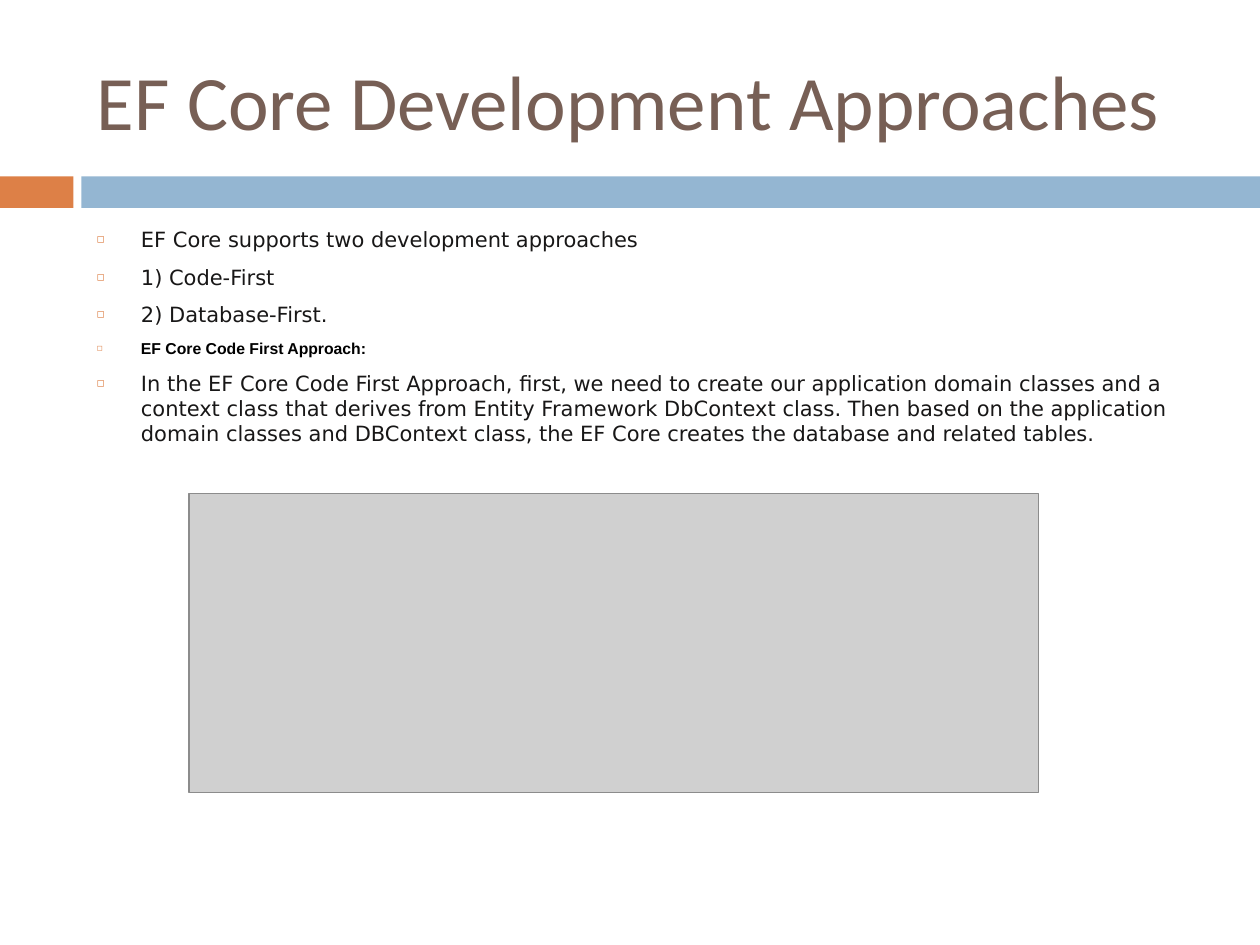
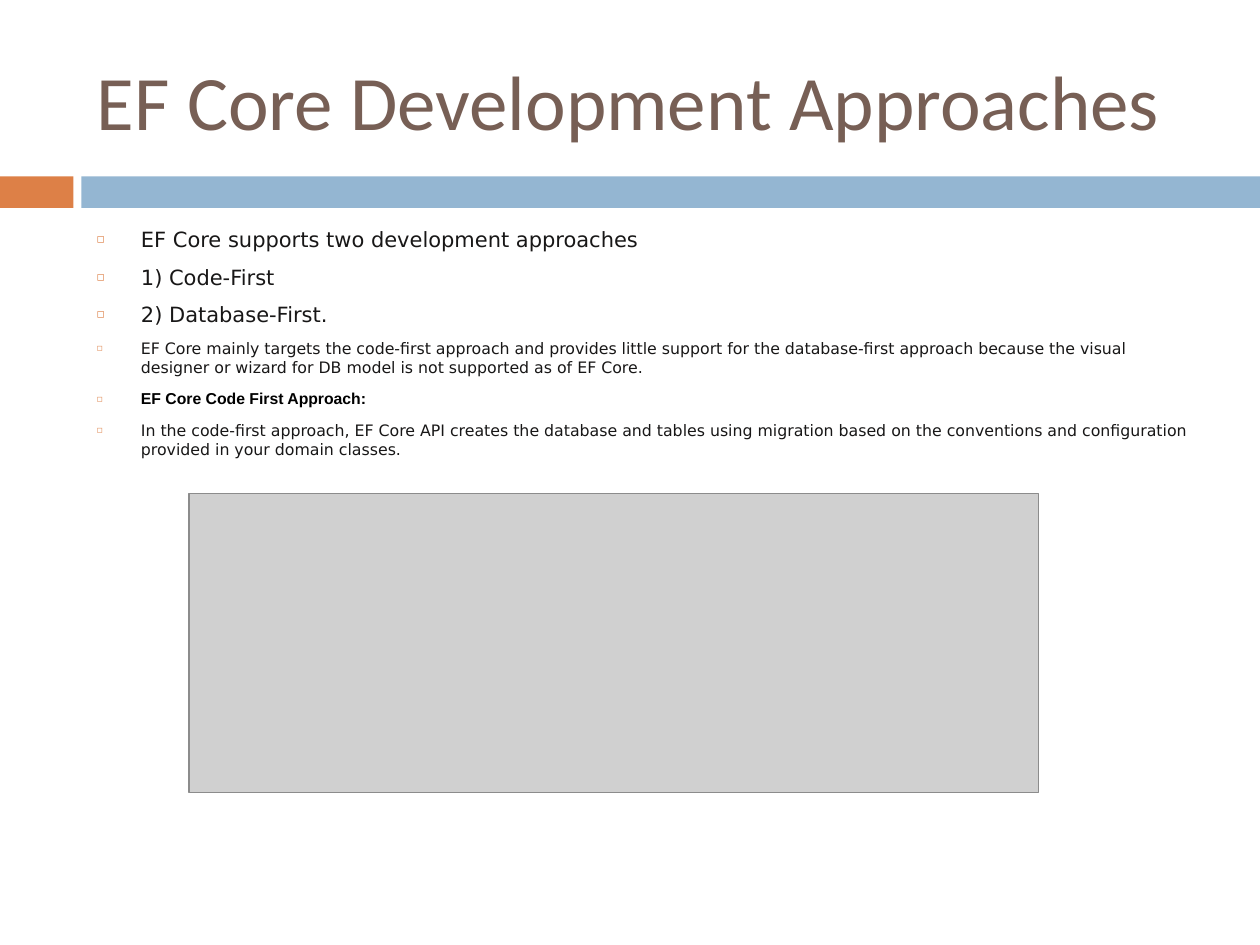
Before and after one commit to ADMDOTNETANGULAR/adm-dotnet-angular, a slide deck: slide 5 of Week-5/EnityFramework_Core.pptx. Drawn at 1260x945 pixels with LibreOffice and Linux fonts; fonts in the diff are those of the drawing; grey boxes stand for pictures. Boxes give left, top, right and bottom in pixels: in the first picture for what was removed or moved away, otherwise in the second. Text is boxed around its words. In the diff, an @@ line names an element or a change of style, - is before the commit and + after.

```diff
--- a/Week-5/EnityFramework_Core.pptx
+++ b/Week-5/EnityFramework_Core.pptx
@@ text at <box>141,342,1126,377</box>: paragraph added @@
+◻ EF Core mainly targets the code-first approach and provides little support for the database-first approach because the visual designer or wizard for DB model is not supported as of EF Core.
@@ text at <box>141,424,1187,458</box>: text changed; size 12 to 9 pt @@
-◻ In the EF Core Code First Approach, first, we need to create our application domain classes and a context class that derives from Entity Framework DbContext class. Then based on the application domain classes and DBContext class, the EF Core creates the database and related tables.
+◻ In the code-first approach, EF Core API creates the database and tables using migration based on the conventions and configuration provided in your domain classes.
```
Also in this commit, not shown: 7 other slides changed, 7 slides added, 10 other files.
